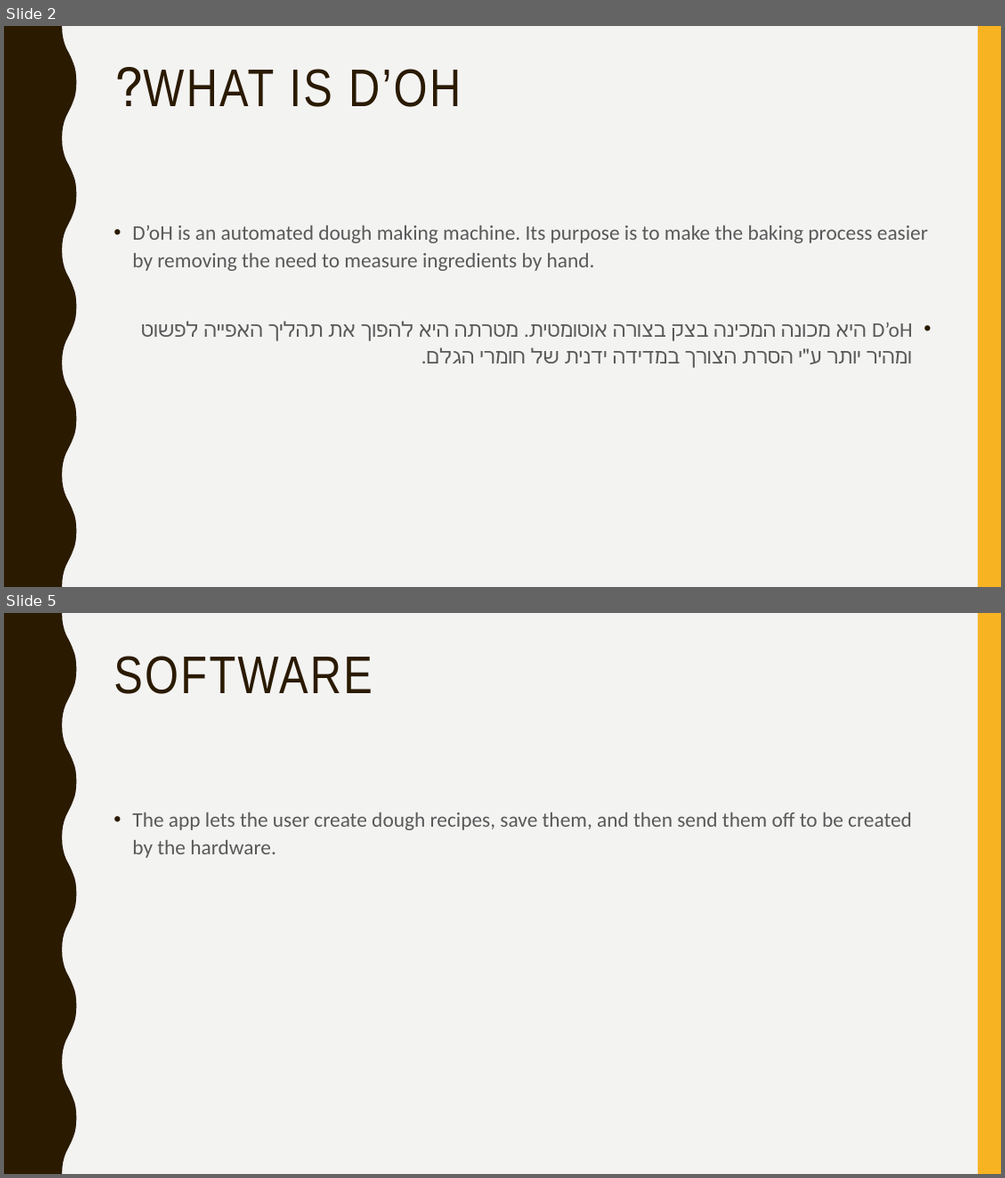
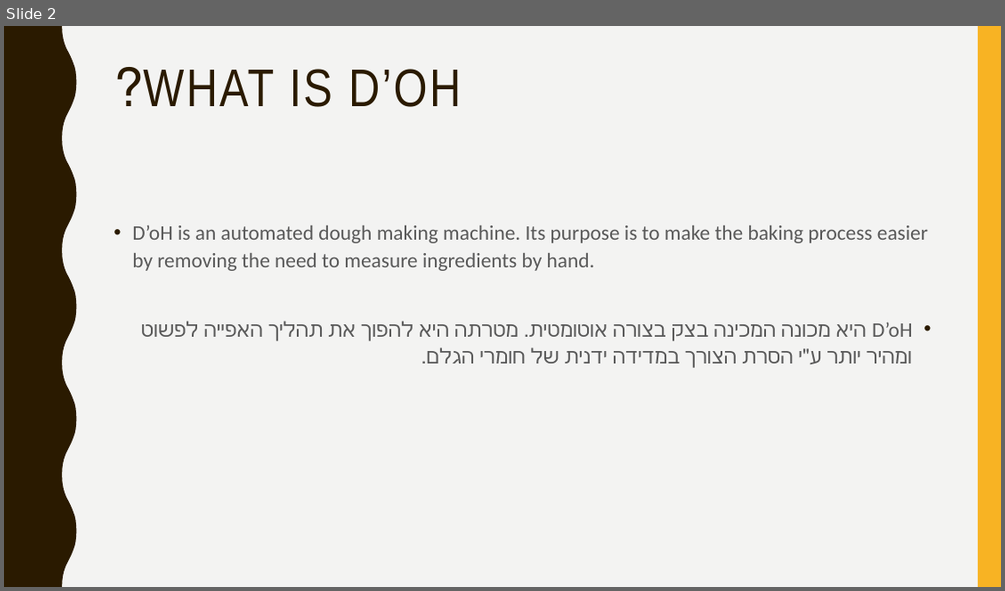
Before and after one commit to MetalYos/ArduinoProject, a slide deck: Project.pptx. Shown one above the other, each under a label of ours: slides 2 and 5 before the commit, slide 2 after it; the slides between them are not shown. The pictures are 1005x1178 and 1005x591 pixels, drawn with LibreOffice and Linux fonts; fonts in the diff are those of the drawing. Boxes give left, top, right and bottom in pixels: in the first picture for what was removed or moved away, otherwise in the second. Text is boxed around its words. In the diff, an @@ line names an element or a change of style, - is before the commit and + after.

```diff
--- a/Project.pptx
+++ b/Project.pptx
@@ slide 5 removed at box(4, 613, 1001, 1174), background #F3F3F2; not listed: 2 template elements that a slide beside it also shows @@
@@ title removed at box(113, 656, 372, 694) @@
-SOFTWARE
@@ text removed at box(132, 812, 912, 858) @@
-• The app lets the user create dough recipes, save them, and then send them off to be created by the hardware.
```
Also in this commit, not shown: 4 slides changed, 6 slides added, 2 other slides removed, 1 other file.
